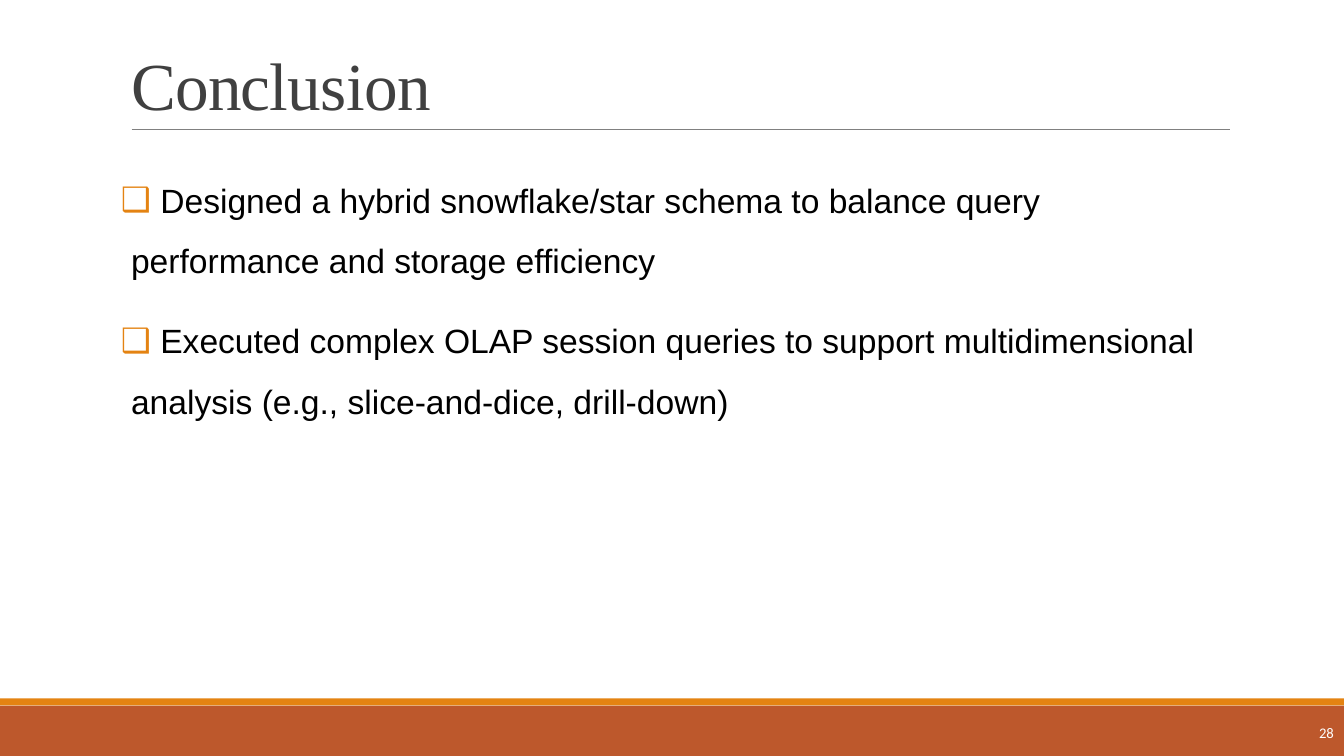
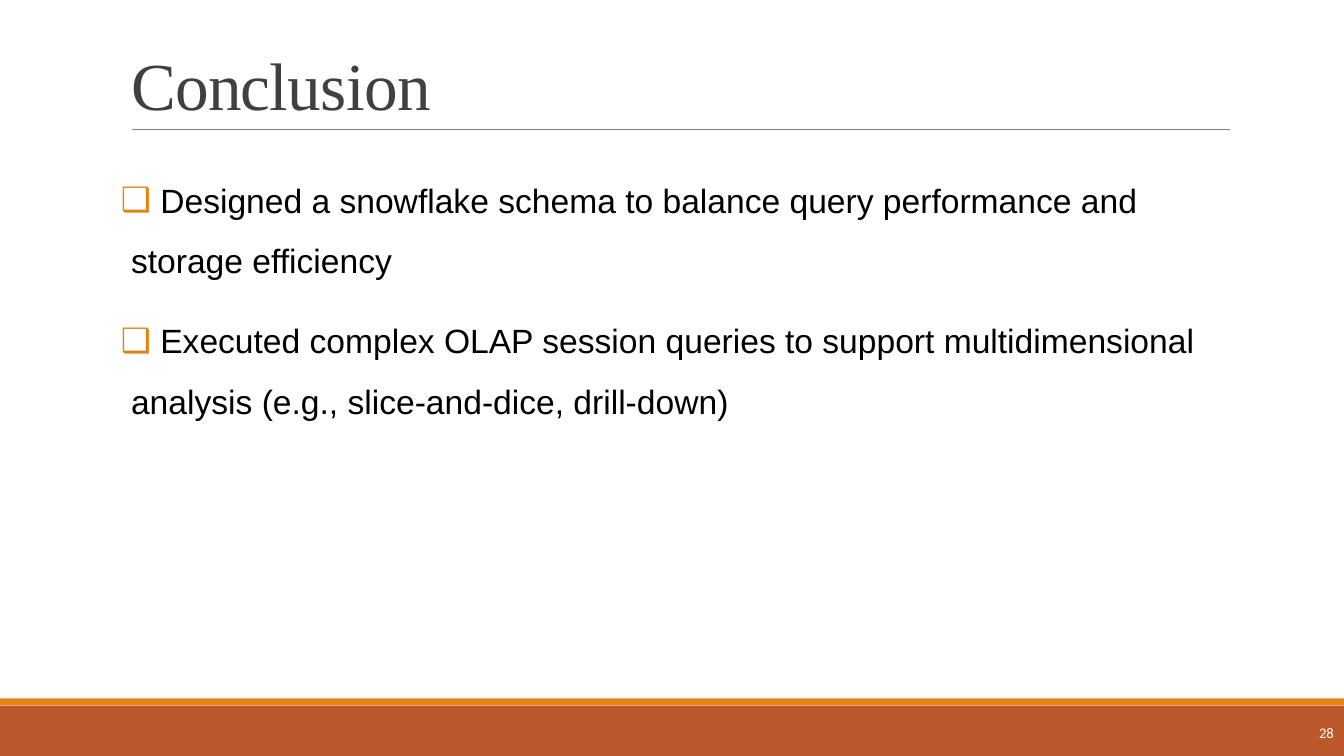
Before and after one commit to najeh-halawani/NBA-Data-Warehouse, a slide deck: slide 28 of Data_Management_Presentation.pptx. Drawn at 1344x756 pixels with LibreOffice and Linux fonts; fonts in the diff are those of the drawing. Boxes give left, top, right and bottom in pixels: in the first picture for what was removed or moved away, otherwise in the second. Text is boxed around its words. In the diff, an @@ line names an element or a change of style, - is before the commit and + after.

Commit message:
update ppt final

```diff
--- a/Data_Management_Presentation.pptx
+++ b/Data_Management_Presentation.pptx
@@ text at (x1=131, y1=188, x2=1137, y2=280): text changed @@
-❑ Designed a hybrid snowflake/star schema to balance query performance and storage efficiency
+❑ Designed a snowflake schema to balance query performance and storage efficiency
```
Also in this commit, not shown: 4 other slides changed.
